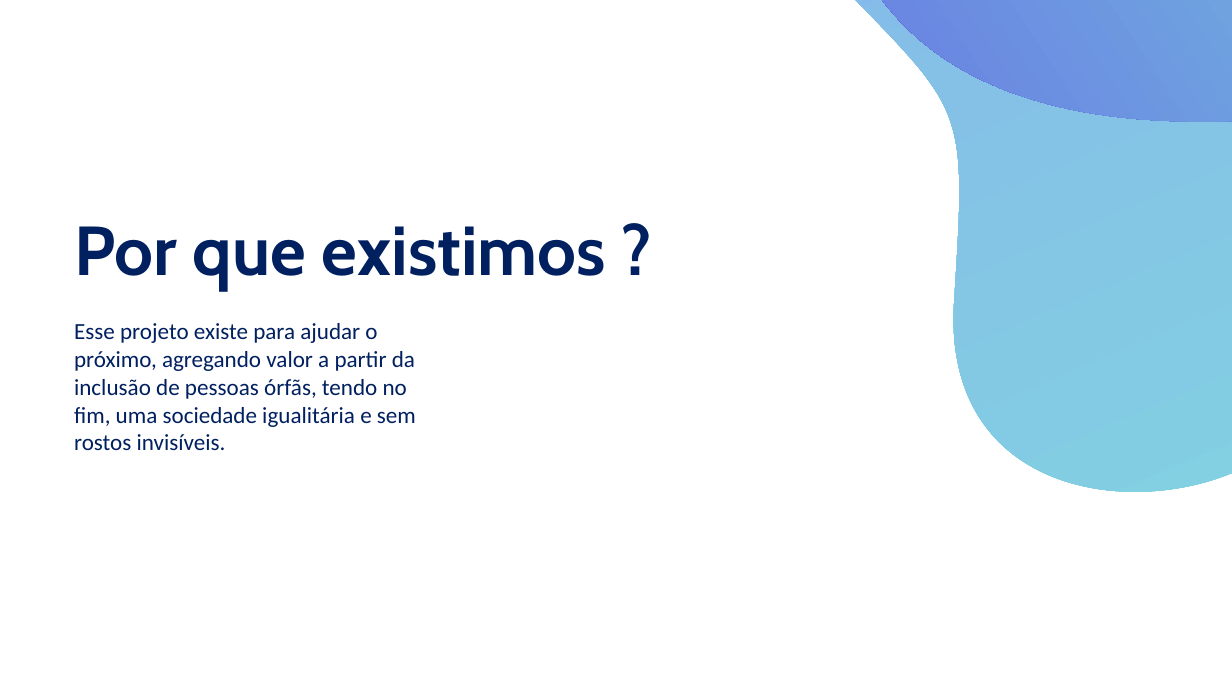
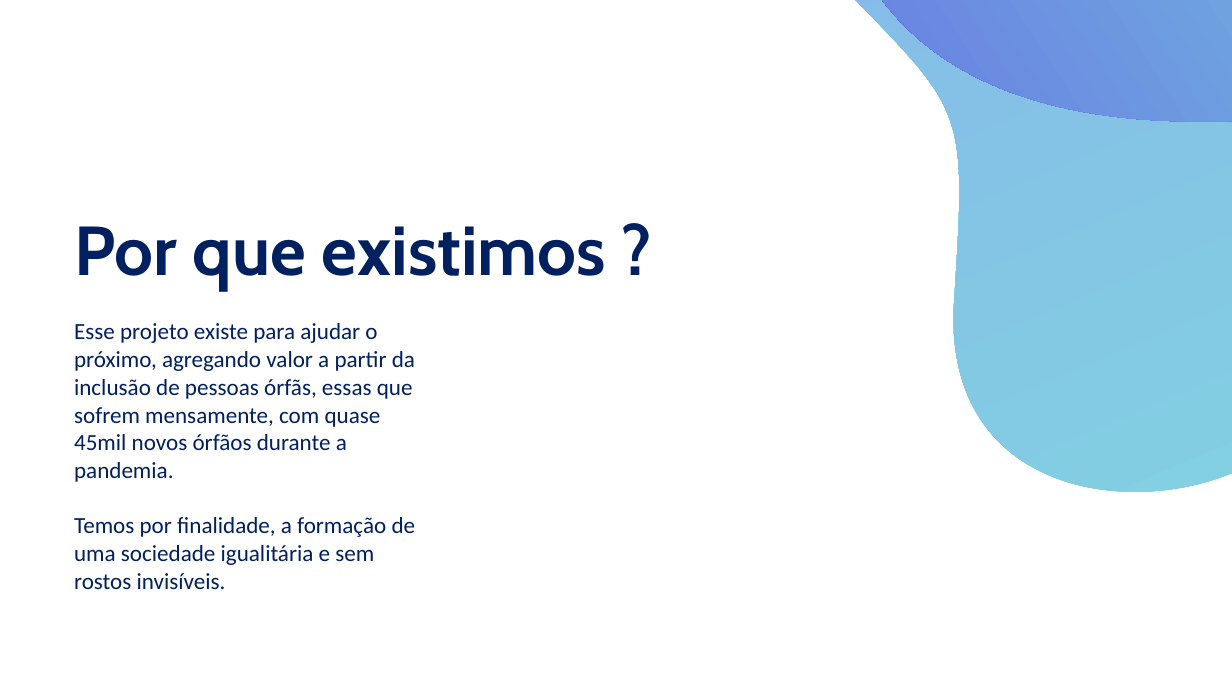
Before and after one commit to gustapinto/fatec_dsm_projeto_integrador_primeiro_semestre, a slide deck: slide 3 of Entregaveis/FATEC/Apresentação GRAMO.pptx. Drawn at 1232x693 pixels with LibreOffice and Linux fonts; fonts in the diff are those of the drawing. Boxes give left, top, right and bottom in pixels: in the first picture for what was removed or moved away, otherwise in the second. Text is boxed around its words. In the diff, an @@ line names an element or a change of style, - is before the commit and + after.

```diff
--- a/Entregaveis/FATEC/Apresentação GRAMO.pptx
+++ b/Entregaveis/FATEC/Apresentação GRAMO.pptx
@@ text at box(74, 323, 416, 589): text changed @@
-Esse projeto existe para ajudar o próximo, agregando valor a partir da inclusão de pessoas órfãs, tendo no fim, uma sociedade igualitária e sem rostos invisíveis.
+Esse projeto existe para ajudar o próximo, agregando valor a partir da inclusão de pessoas órfãs, essas que sofrem mensamente, com quase 45mil novos órfãos durante a pandemia.
+Temos por finalidade, a formação de uma sociedade igualitária e sem rostos invisíveis.
```
Also in this commit, not shown: 6 other slides changed, 1 other file.
